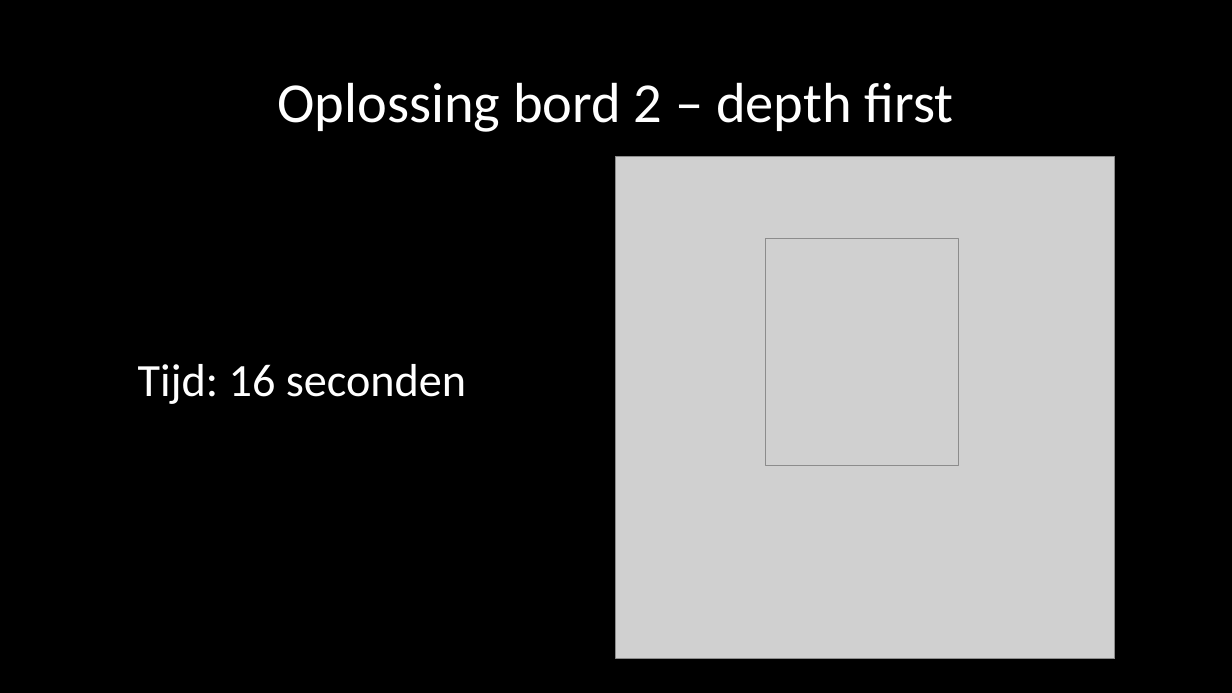
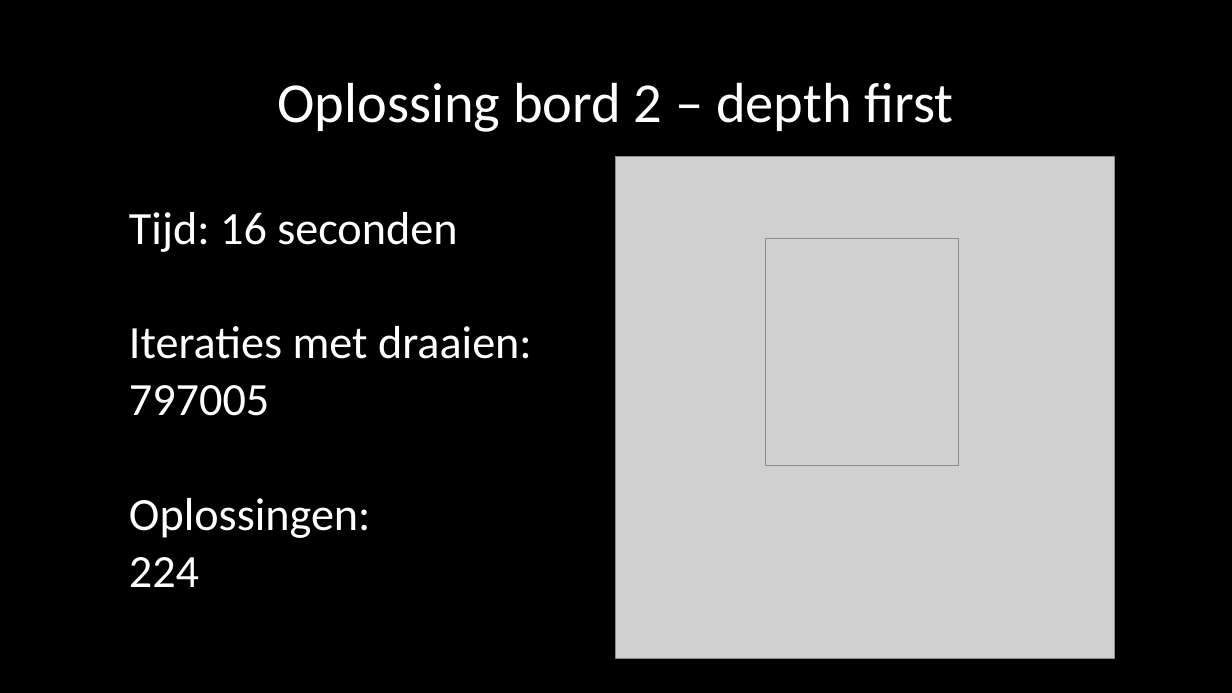
Before and after one commit to Kriandir/Inteamiderend, a slide deck: slide 10 of Presentatie3.pptx (slide 9 before the commit). Drawn at 1232x693 pixels with LibreOffice and Linux fonts; fonts in the diff are those of the drawing; grey boxes stand for pictures. Boxes give left, top, right and bottom in pixels: in the first picture for what was removed or moved away, otherwise in the second. Text is boxed around its words. In the diff, an @@ line names an element or a change of style, - is before the commit and + after.

```diff
--- a/Presentatie3.pptx
+++ b/Presentatie3.pptx
@@ text "Tijd: 16 seconden": place and size @@
-text "Tijd: 16 seconden" at <box>138,364,466,404</box>
+text "Tijd: 16 seconden" at <box>129,212,532,587</box>
@@ text at <box>129,212,457,252</box>: line spacing 0.9 to 0.8 @@
@@ text at <box>129,326,532,587</box>: paragraphs added @@
+Iteraties met draaien:
+797005
+Oplossingen:
+224
```
Also in this commit, not shown: 7 other slides changed, 6 slides added, 1 slide removed, 3 other files.
